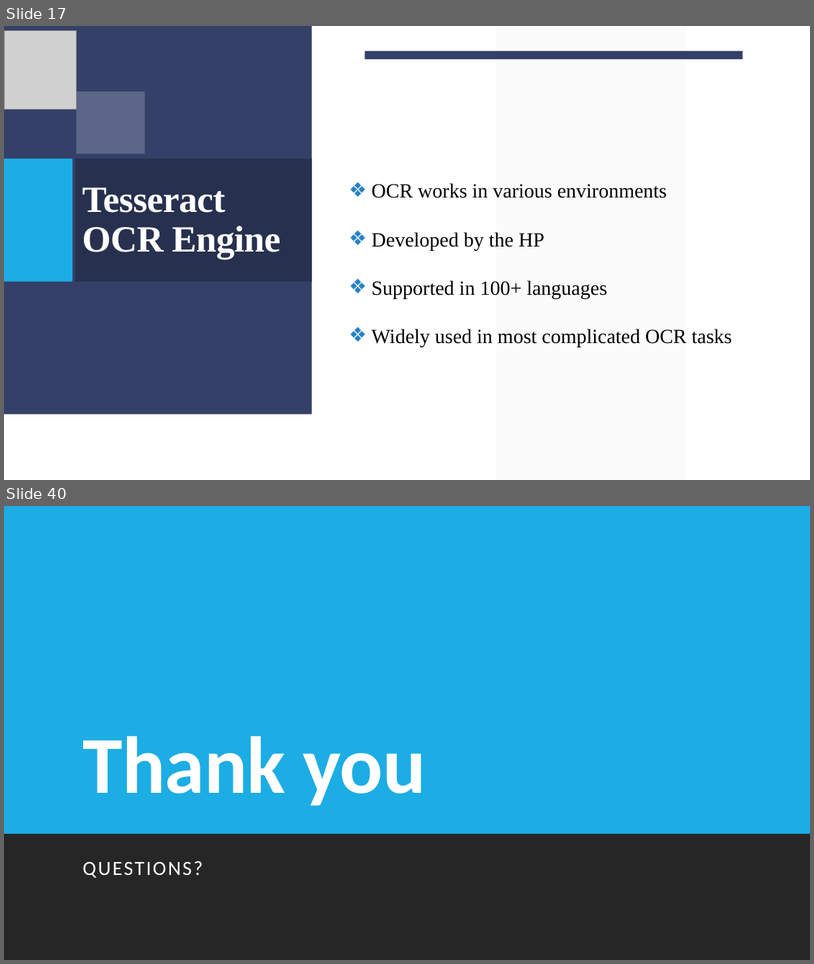
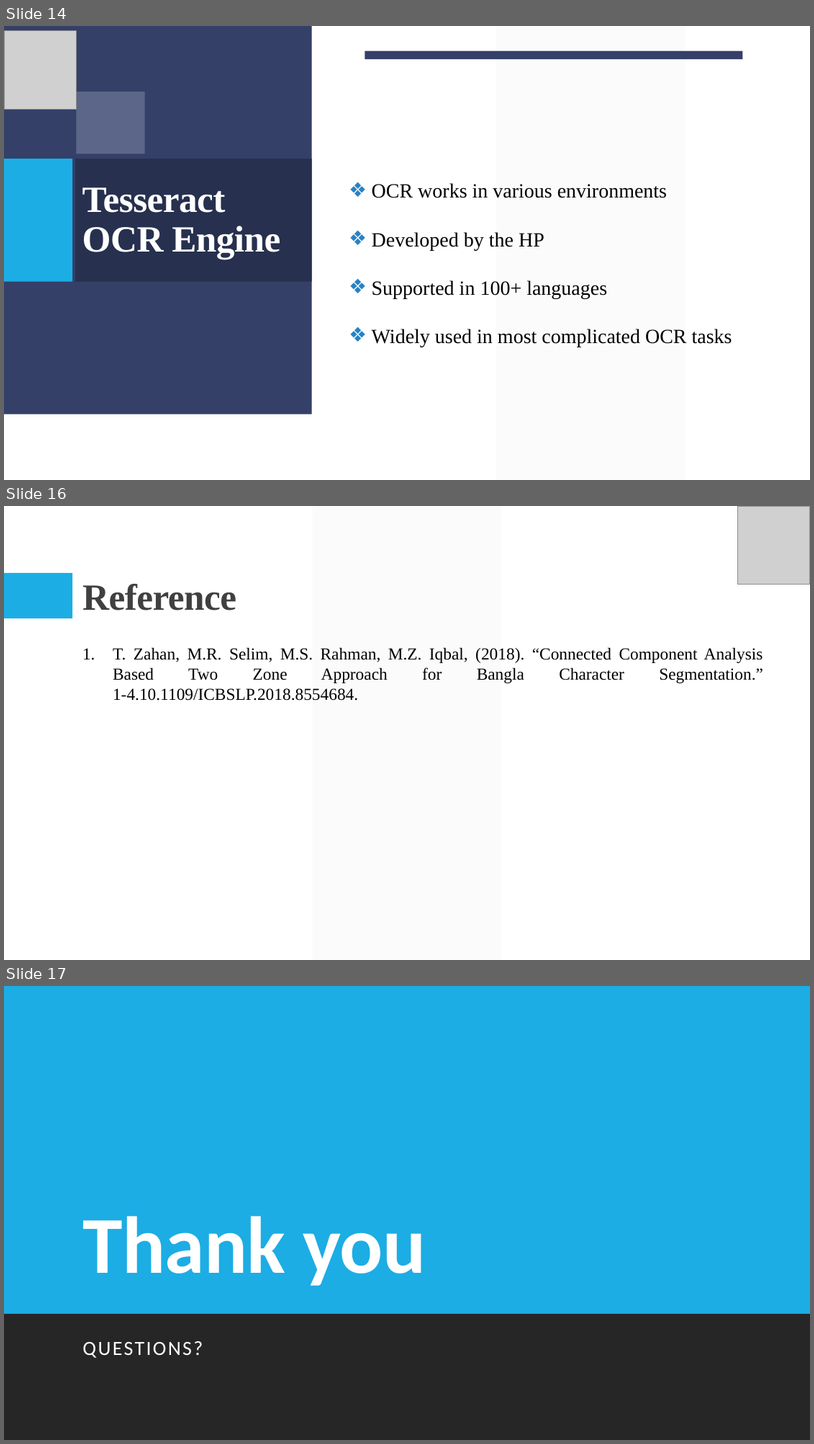
Before and after one commit to Arik096/project, a slide deck: book/puja.pptx. Shown one above the other, each under a label of ours: slides 17 and 40 before the commit, slides 14, 16 and 17 after it; the slides between them are not shown. The pictures are 814x964 and 814x1444 pixels, drawn with LibreOffice and Linux fonts; fonts in the diff are those of the drawing; grey boxes stand for pictures. Boxes give left, top, right and bottom in pixels: in the first picture for what was removed or moved away, otherwise in the second. Text is boxed around its words. In the diff, an @@ line names an element or a change of style, - is before the commit and + after.

```diff
--- a/book/puja.pptx
+++ b/book/puja.pptx
@@ slide 16 added at <box>4,506,810,960</box>, background #FFFFFF; not listed: 2 template elements that a slide beside it also shows @@
@@ picture added at <box>738,506,810,584</box> @@
@@ title added at <box>82,584,237,610</box>, 44 pt, text #404040, bold @@
+Reference
@@ text added at <box>113,647,764,700</box>, 20 pt, text #000000 @@
+1. T. Zahan, M.R. Selim, M.S. Rahman, M.Z. Iqbal, (2018). “Connected Component Analysis Based Two Zone Approach for Bangla Character Segmentation.” 1-4.10.1109/ICBSLP.2018.8554684.
@@ what was slide 17 is now slide 14 @@
@@ what was slide 40 is now slide 17 @@
```
Also in this commit, not shown: 1 slide changed, 24 slides removed.
